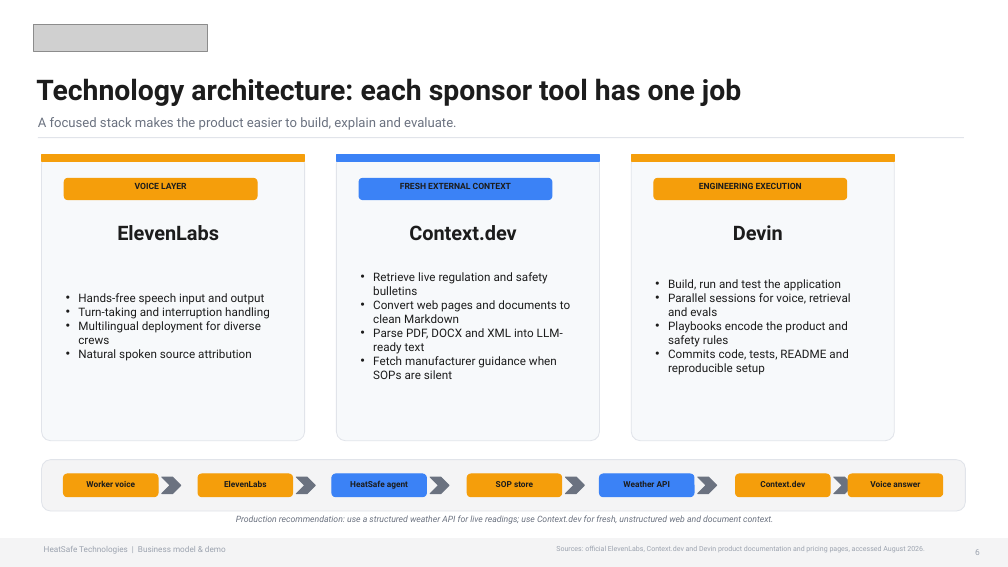
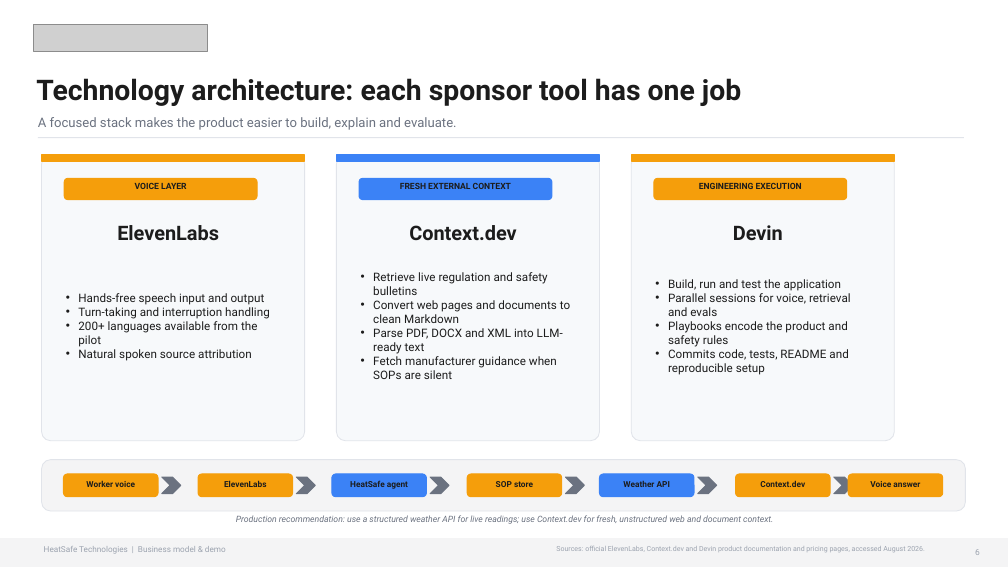
Before and after one commit to ssuvorin/BUILDERS-3, a slide deck: slide 6 of docs/presentation/HeatSafe_Business_Model_Branded.pptx. Drawn at 1008x567 pixels with LibreOffice and Linux fonts; fonts in the diff are those of the drawing; grey boxes stand for pictures. Boxes give left, top, right and bottom in pixels: in the first picture for what was removed or moved away, otherwise in the second. Text is boxed around its words. In the diff, an @@ line names an element or a change of style, - is before the commit and + after.

Commit message:
Correct pilot language availability

```diff
--- a/docs/presentation/HeatSafe_Business_Model_Branded.pptx
+++ b/docs/presentation/HeatSafe_Business_Model_Branded.pptx
@@ text at (x1=78, y1=321, x2=257, y2=347): text changed @@
-• Multilingual deployment for diverse crews
+• 200+ languages available from the pilot
```
Also in this commit, not shown: 2 other slides changed, 1 other file.
